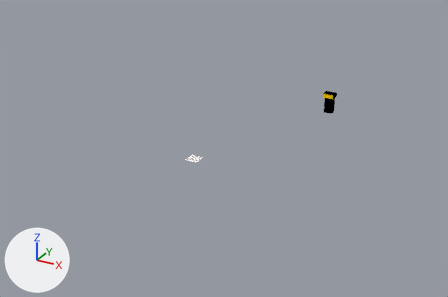
Two versions of the Blender file models/landing_strip.blend, one commit apart.
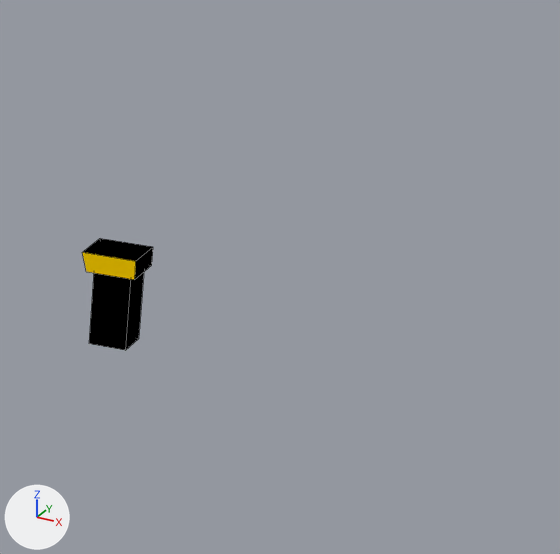
Each version is shown whole from a 50 mm camera at (639.0, -1007.0, 554.0) aimed at (-91.0, 320.0, -109.0), then close up on the part from 68% to 94% of the width and 14% to 52% of the height. Arrows for +X, +Y and +Z are at lower left; the lights stay in place. The close-ups show mesh edges as thin lines.

Script lines for the objects in view, before the commit:
```python
mat_glass = diffuse_material('Glass')
mat_glass.base_color = (1.0, 0.639, 0.0)  # yellow #ffd100
me_plane = bpy.data.meshes.new('Plane')
me_plane.from_pydata(...)  # 103 vertices, 21 faces, 33 loose edges; spans x -15.0..295.0, y -450.0..1500.0, z 0.0..50.0
# faces by material slot: [10, 8, 3]
me_plane.materials.append(mat_markings)  # white #fff9f5
me_plane.materials.append(mat_building)  # black #000000
me_plane.materials.append(mat_glass)  # yellow #ffd100
ob_apt = bpy.data.objects.new('apt', me_plane)
ob_apt.location = (0.0, 0.0, 0.0)
```
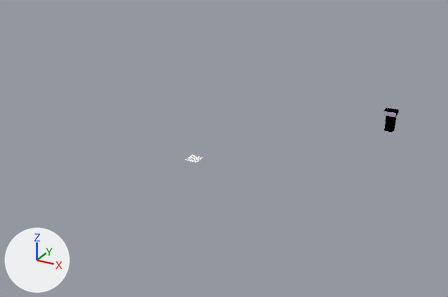
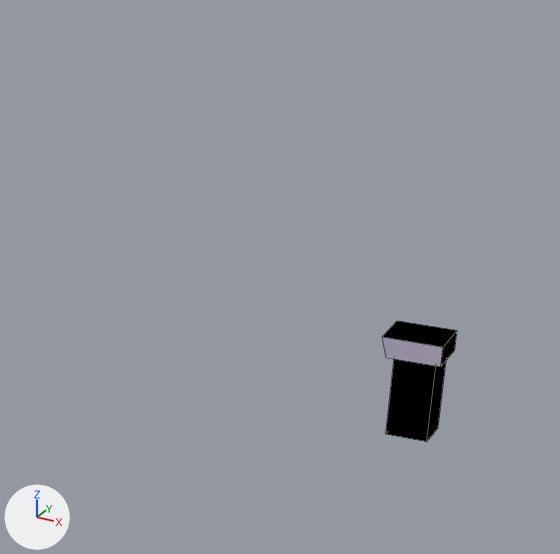
Where the change shows, as pixel boxes [x1, y1, x2, y2] in the close-ups (560 x 554 px; the box of a moved part takes in the faces that stretch with it):
'apt', recoloured, reshaped (8% taller): before [82, 238, 153, 350]; after [383, 321, 457, 442]
part 1 of me_plane, moved or reshaped: before [89, 272, 144, 350]; after [386, 359, 446, 442]
part 2 of me_plane, moved or reshaped: before [82, 238, 153, 280]; after [383, 321, 457, 367]

What changed in the scene script:
```text
Change mat_glass:
    mat_glass.base_color: (1.0, 0.639, 0.0) -> (0.514, 0.463, 0.612)  # yellow #ffd100 -> light grey #beb5cd
Change me_plane:
    where me_plane.from_pydata(...)  # 103 vertices, 21 faces, 33 loose edges; spans x -15.0..295.0, y -450.0..1500.0, z 0.0..50.0
    used by ob_apt; location = (0.0, 0.0, 0.0)
    me_plane part 1: the loose piece of 8 vertices spanning x 142.0..162.0, y 426.0..446.0, z 0.0..40.0 is moved by (170.0, -50.0, 0.0)
    me_plane part 2: the loose piece of 8 vertices spanning x 136.0..165.0, y 423.0..449.0, z 40.0..50.0 is moved by (170.0, -50.0, 0.0)
```
